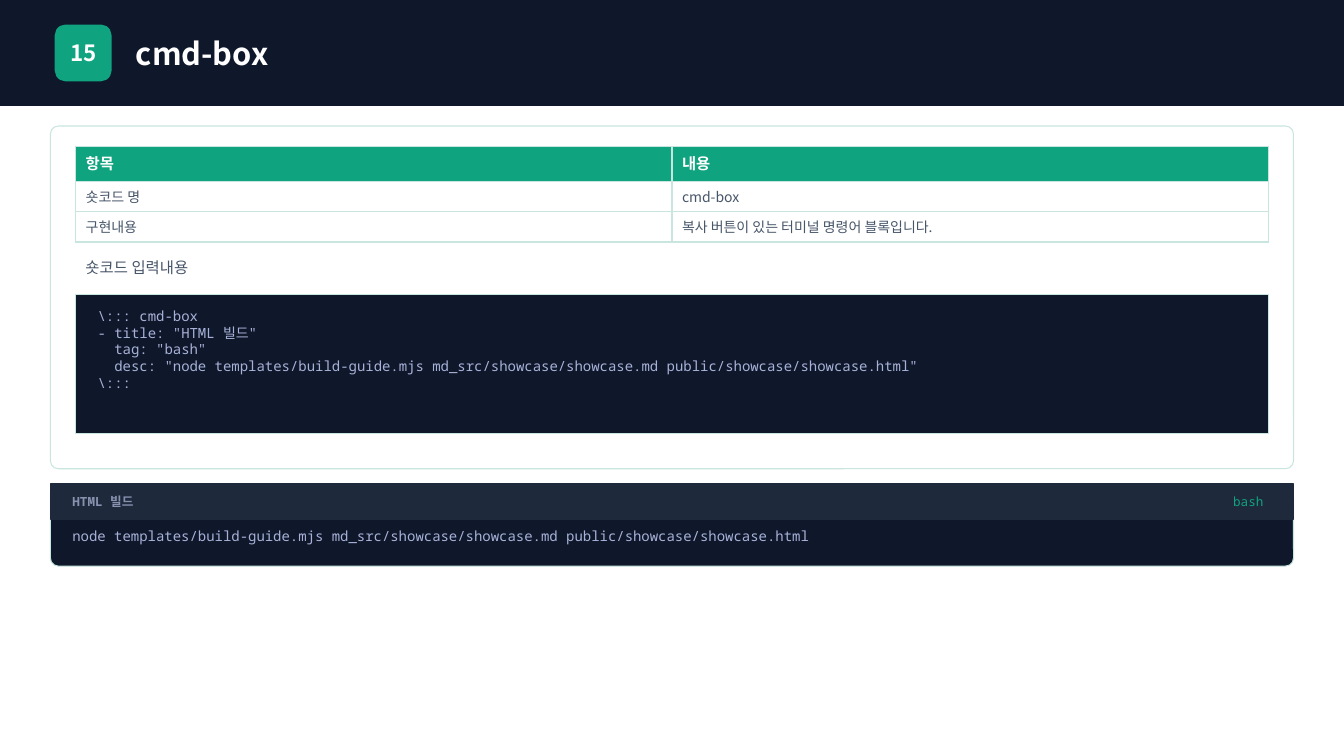
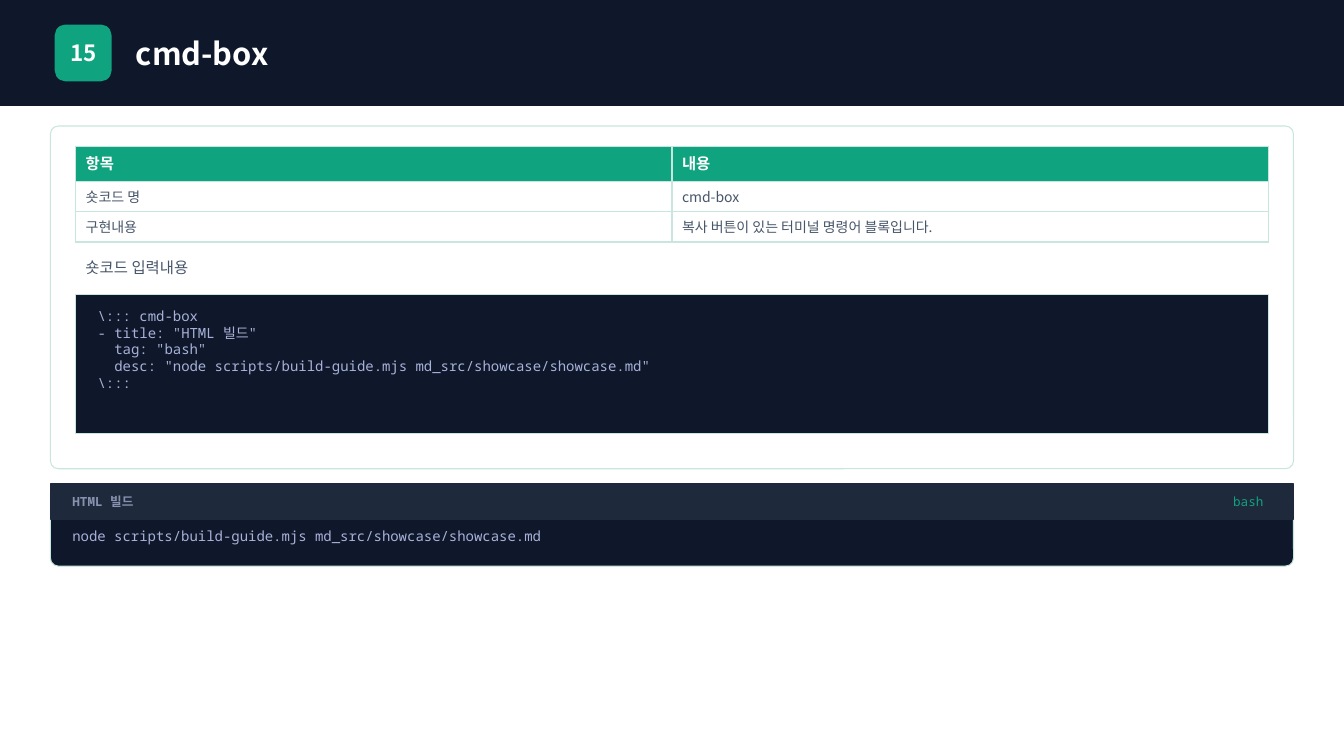
Before and after one commit to chamgil71/creative-spark, a slide deck: slide 18 of public/showcase/showcase.pptx. Drawn at 1344x756 pixels with LibreOffice and Linux fonts; fonts in the diff are those of the drawing. Boxes give left, top, right and bottom in pixels: in the first picture for what was removed or moved away, otherwise in the second. Text is boxed around its words. In the diff, an @@ line names an element or a change of style, - is before the commit and + after.

```diff
--- a/public/showcase/showcase.pptx
+++ b/public/showcase/showcase.pptx
@@ text at (114, 360, 650, 375): text changed @@
-desc: "node templates/build-guide.mjs md_src/showcase/showcase.md public/showcase/showcase.html"
+desc: "node scripts/build-guide.mjs md_src/showcase/showcase.md"
@@ text at (72, 530, 541, 545): text changed @@
-node templates/build-guide.mjs md_src/showcase/showcase.md public/showcase/showcase.html
+node scripts/build-guide.mjs md_src/showcase/showcase.md
```
Also in this commit, not shown: 14 other slides changed, 4 slides added, 5 slides removed, 50 other files.
